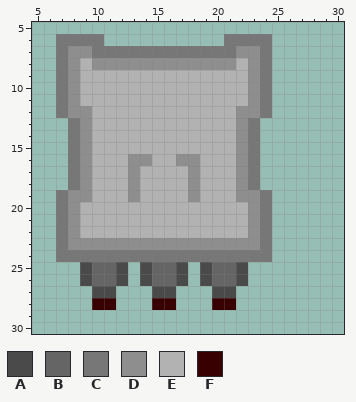
Edited in one commit: pixel-art sprite (assets/textures/rocket_turret_head.png). The first picture shows the starting point.
The file is 32x32 pixels. Shown: x 5..30, y 5..30.
Palette (. is transparent): A #4a4a4a  B #656565  C #777777  D #8e8e8e  E #b2b2b2  F #380000
Pixels before, first column x 7:
 6 CCCC..........CCCC
 7 CDDCCCCCCCCCCCCDDC
 8 CDEDDDDDDDDDDDDEDC
 9 CDEEEEEEEEEEEEEEDC
10 CDEEEEEEEEEEEEEEDC
11 CDEEEEEEEEEEEEEEDC
12 CDDEEEEEEEEEEEEDDC
13 .CDEEEEEEEEEEEEDC.
14 .CDEEEEEEEEEEEEDC.
15 .CDEEEEEEEEEEEEDC.
16 .CDEEEDDEEDDEEEDC.
17 .CDEEEDEEEEDEEEDC.
18 .CDEEEDEEEEDEEEDC.
19 CDDEEEDEEEEDEEEDDC
20 CDEEEEEEEEEEEEEEDC
21 CDEEEEEEEEEEEEEEDC
22 CDEEEEEEEEEEEEEEDC
23 CDDDDDDDDDDDDDDDDC
24 CCCCCCCCCCCCCCCCCC
25 ..ABBA.ABBA.ABBA..
26 ..ABBA.ABBA.ABBA..
27 ...AA...AA...AA...
28 ...FF...FF...FF...
The same view after the edit:
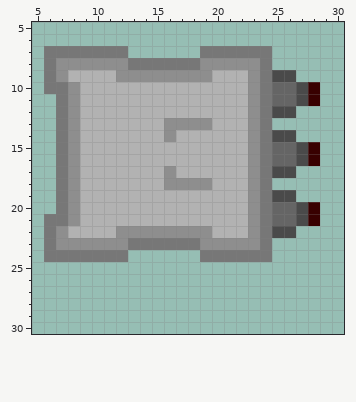
Changes in this commit:
y 6: x 7..10 CCCC -> ....; x 21..24 CCCC -> ....
y 7: x 6 . -> C; x 8..9 DD -> CC; x 13..18 CCCCCC -> ......; x 22..23 DD -> CC
y 8: x 6..7 .C -> CD; x 9 E -> D; x 13..18 DDDDDD -> CCCCCC; x 22 E -> D
y 9: x 6..8 .CD -> CDE; x 12..19 EEEEEEEE -> DDDDDDDD; x 25..26 .. -> AA
y 10: x 6 . -> C; x 25..28 .... -> BBAF
y 11: x 25..28 .... -> BBAF
y 12: x 9 D -> E; x 22 D -> E; x 25..26 .. -> AA
y 13: x 7..9 .CD -> CDE; x 16..19 EEEE -> DDDD; x 22..24 DC. -> EDC
y 14: x 7..9 .CD -> CDE; x 16 E -> D; x 22..26 DC... -> EDCAA
y 15: x 7..9 .CD -> CDE; x 22..28 DC..... -> EDCBBAF
y 16: x 7..9 .CD -> CDE; x 13..14 DD -> EE; x 17..18 DD -> EE; x 22..28 DC..... -> EDCBBAF
y 17: x 7..9 .CD -> CDE; x 13 D -> E; x 16 E -> D; x 18 D -> E; x 22..26 DC... -> EDCAA
y 18: x 7..9 .CD -> CDE; x 13 D -> E; x 16..17 EE -> DD; x 19 E -> D; x 22..24 DC. -> EDC
y 19: x 9 D -> E; x 13 D -> E; x 18 D -> E; x 22 D -> E; x 25..26 .. -> AA
y 20: x 25..28 .... -> BBAF
y 21: x 6 . -> C; x 25..28 .... -> BBAF
y 22: x 6..8 .CD -> CDE; x 12..19 EEEEEEEE -> DDDDDDDD; x 25..26 .. -> AA
y 23: x 6..7 .C -> CD; x 13..18 DDDDDD -> CCCCCC
y 24: x 6 . -> C; x 13..18 CCCCCC -> ......
y 25..26: x 9..12 ABBA -> ....; x 14..17 ABBA -> ....; x 19..22 ABBA -> ....
y 27: x 10..11 AA -> ..; x 15..16 AA -> ..; x 20..21 AA -> ..
y 28: x 10..11 FF -> ..; x 15..16 FF -> ..; x 20..21 FF -> ..
Pixel boxes of the changes (left, top, right, bottom) in both pictures:
changed: (44, 34, 320, 310)
